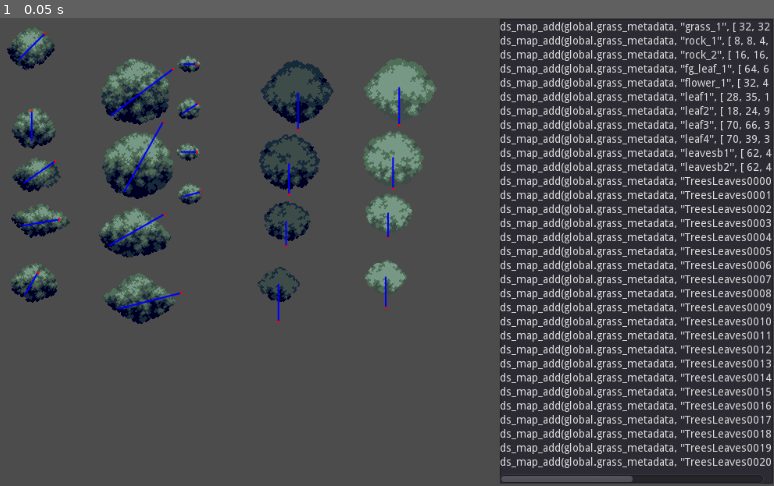
Above: before the commit, frame 1.
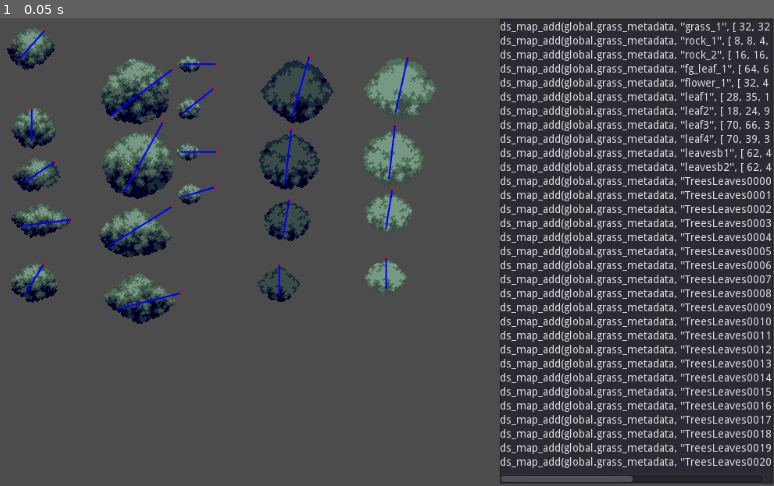
Above: after the commit, the same moment.

Repository: taedixon/vedge-godot-tool
Game: Godot game, scene res://asset_metadata.tscn
Two runs of this game, one before a commit and one after it. Both use one fixed random seed, a clock stepped at 60 frames per second and the inputs below.
Inputs:
- Up to frame 1 (0.05 s): no input

The runs differ from the first frame. In frame 1, 0.6% of the frame differs, in the area x 2-53%, y 2-66%.

Commit message:
Tweak rotation style

Diff:
--- a/asset_metadata.tscn
+++ b/asset_metadata.tscn
@@ -82,7 +82,7 @@
 centered = false
 offset = Vector2( -17.0855, -41.3299 )
 script = ExtResource( 34 )
-weight_end = Vector2( 32, -32 )
+weight_end = Vector2( 32, -36 )
 
 [node name="TreesLeaves0001" type="Sprite" parent="assets"]
 position = Vector2( 73.9252, 157.514 )
@@ -90,7 +90,7 @@
 centered = false
 offset = Vector2( -27.2545, -43.2893 )
 script = ExtResource( 34 )
-weight_end = Vector2( 0, -38 )
+weight_end = Vector2( 0, -42 )
 
 [node name="TreesLeaves0002" type="Sprite" parent="assets"]
 position = Vector2( 63.823, 211.767 )
@@ -106,7 +106,7 @@
 centered = false
 offset = Vector2( -14.1367, -29.2832 )
 script = ExtResource( 34 )
-weight_end = Vector2( 48, -8 )
+weight_end = Vector2( 64, -8 )
 
 [node name="TreesLeaves0004" type="Sprite" parent="assets"]
 position = Vector2( 65.6938, 354.319 )
@@ -114,7 +114,7 @@
 centered = false
 offset = Vector2( -19.8158, -41.4964 )
 script = ExtResource( 34 )
-weight_end = Vector2( 16, -28 )
+weight_end = Vector2( 24, -40 )
 
 [node name="TreesLeaves0005" type="Sprite" parent="assets"]
 position = Vector2( 174.947, 125.337 )
@@ -140,7 +140,7 @@
 centered = false
 offset = Vector2( -15.7642, -49.5947 )
 script = ExtResource( 34 )
-weight_end = Vector2( 70, -40 )
+weight_end = Vector2( 80, -50 )
 weight_mode = "RADIAL"
 
 [node name="TreesLeaves0008" type="Sprite" parent="assets"]
@@ -158,7 +158,7 @@
 centered = false
 offset = Vector2( -9.36469, -12.2753 )
 script = ExtResource( 34 )
-weight_end = Vector2( 16, 0 )
+weight_end = Vector2( 42, 0 )
 
 [node name="TreesLeaves0010" type="Sprite" parent="assets"]
 position = Vector2( 266.989, 122.344 )
@@ -166,7 +166,7 @@
 centered = false
 offset = Vector2( -7.84579, -21.2001 )
 script = ExtResource( 34 )
-weight_end = Vector2( 20, -13 )
+weight_end = Vector2( 40, -32 )
 
 [node name="TreesLeaves0011" type="Sprite" parent="assets"]
 position = Vector2( 265.492, 171.732 )
@@ -174,7 +174,7 @@
 centered = false
 offset = Vector2( -7.14197, -12.3171 )
 script = ExtResource( 34 )
-weight_end = Vector2( 20, 0 )
+weight_end = Vector2( 46, 0 )
 
 [node name="TreesLeaves0012" type="Sprite" parent="assets"]
 position = Vector2( 268.111, 228.978 )
@@ -182,78 +182,78 @@
 centered = false
 offset = Vector2( -8.17548, -17.6339 )
 script = ExtResource( 34 )
-weight_end = Vector2( 22, -6 )
+weight_end = Vector2( 40, -12 )
 
 [node name="TreesLeaves0013" type="Sprite" parent="assets"]
-position = Vector2( 414.78, 95.7788 )
+position = Vector2( 407.412, 126.162 )
 texture = ExtResource( 22 )
 centered = false
-offset = Vector2( -48.6078, -42.5999 )
-script = ExtResource( 34 )
-weight_end = Vector2( 0, 48 )
+offset = Vector2( -41.2394, -72.9826 )
+script = ExtResource( 34 )
+weight_end = Vector2( 22, -78 )
 weight_mode = "RADIAL"
 
 [node name="TreesLeaves0014" type="Sprite" parent="assets"]
-position = Vector2( 403.181, 186.698 )
+position = Vector2( 398.287, 211.739 )
 texture = ExtResource( 17 )
 centered = false
-offset = Vector2( -38.9911, -38.779 )
-script = ExtResource( 34 )
-weight_end = Vector2( 0, 40 )
+offset = Vector2( -34.0976, -63.8205 )
+script = ExtResource( 34 )
+weight_end = Vector2( 8, -70 )
 weight_mode = "RADIAL"
 
 [node name="TreesLeaves0015" type="Sprite" parent="assets"]
-position = Vector2( 399.439, 260.781 )
+position = Vector2( 395.77, 279.698 )
 texture = ExtResource( 27 )
 centered = false
-offset = Vector2( -29.6999, -26.4456 )
-script = ExtResource( 34 )
-weight_end = Vector2( 0, 32 )
+offset = Vector2( -26.0314, -45.363 )
+script = ExtResource( 34 )
+weight_end = Vector2( 8, -48 )
 weight_mode = "RADIAL"
 
 [node name="TreesLeaves0016" type="Sprite" parent="assets"]
-position = Vector2( 389.711, 341.224 )
+position = Vector2( 390.736, 355.208 )
 texture = ExtResource( 28 )
 centered = false
-offset = Vector2( -27.8999, -23.6441 )
-script = ExtResource( 34 )
-weight_end = Vector2( 0, 48 )
+offset = Vector2( -28.9254, -37.6284 )
+script = ExtResource( 34 )
+weight_end = Vector2( 0, -40 )
 weight_mode = "RADIAL"
 
 [node name="TreesLeaves0017" type="Sprite" parent="assets"]
-position = Vector2( 544.237, 89.044 )
+position = Vector2( 539.554, 121.128 )
 texture = ExtResource( 24 )
 centered = false
-offset = Vector2( -46.4593, -38.64 )
-script = ExtResource( 34 )
-weight_end = Vector2( 0, 48 )
+offset = Vector2( -41.7763, -70.7235 )
+script = ExtResource( 34 )
+weight_end = Vector2( 16, -72 )
 weight_mode = "RADIAL"
 
 [node name="TreesLeaves0018" type="Sprite" parent="assets"]
-position = Vector2( 536.38, 178.841 )
+position = Vector2( 531.059, 206.076 )
 texture = ExtResource( 31 )
 centered = false
-offset = Vector2( -39.3948, -34.4894 )
-script = ExtResource( 34 )
-weight_end = Vector2( 0, 40 )
+offset = Vector2( -34.0739, -61.7246 )
+script = ExtResource( 34 )
+weight_end = Vector2( 8, -70 )
 weight_mode = "RADIAL"
 
 [node name="TreesLeaves0019" type="Sprite" parent="assets"]
-position = Vector2( 530.019, 249.93 )
+position = Vector2( 527.284, 269.945 )
 texture = ExtResource( 29 )
 centered = false
-offset = Vector2( -30.2595, -25.5052 )
-script = ExtResource( 34 )
-weight_end = Vector2( 0, 32 )
+offset = Vector2( -27.5241, -45.5202 )
+script = ExtResource( 34 )
+weight_end = Vector2( 8, -50 )
 weight_mode = "RADIAL"
 
 [node name="TreesLeaves0020" type="Sprite" parent="assets"]
-position = Vector2( 527.026, 331.87 )
+position = Vector2( 527.598, 346.399 )
 texture = ExtResource( 18 )
 centered = false
-offset = Vector2( -28.059, -22.6147 )
-script = ExtResource( 34 )
-weight_end = Vector2( 0, 40 )
+offset = Vector2( -28.6312, -37.1435 )
+script = ExtResource( 34 )
+weight_end = Vector2( 0, -40 )
 weight_mode = "RADIAL"
 
 [node name="output" type="TextEdit" parent="."]
